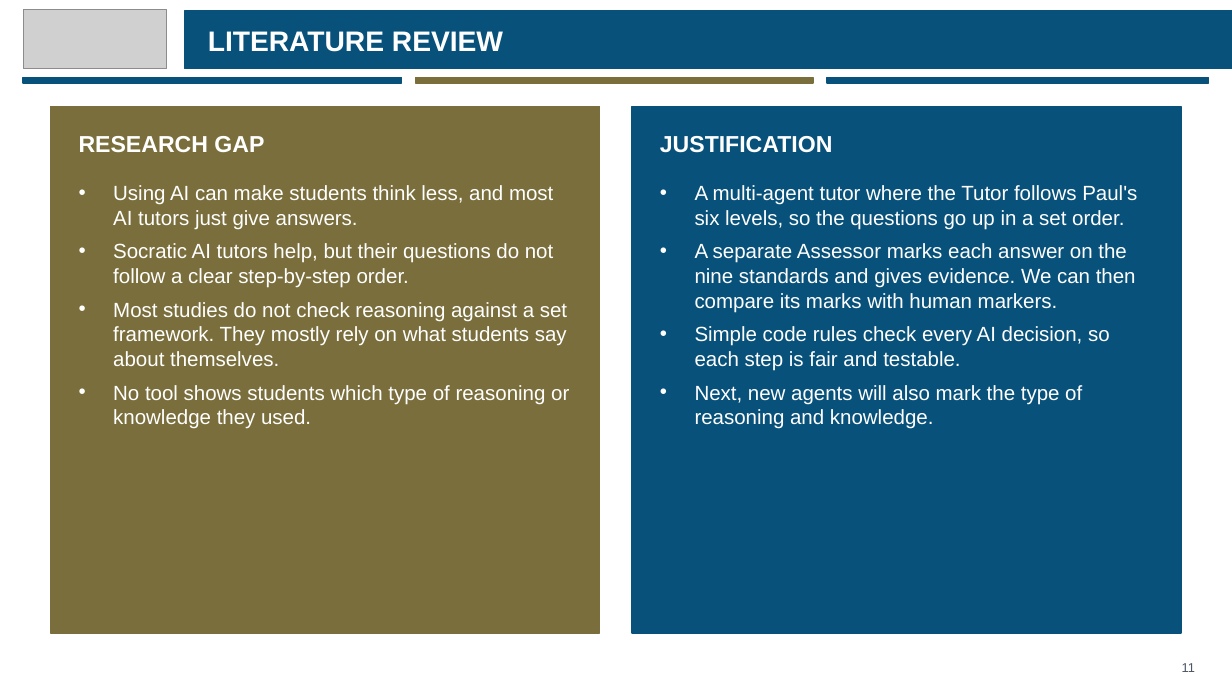
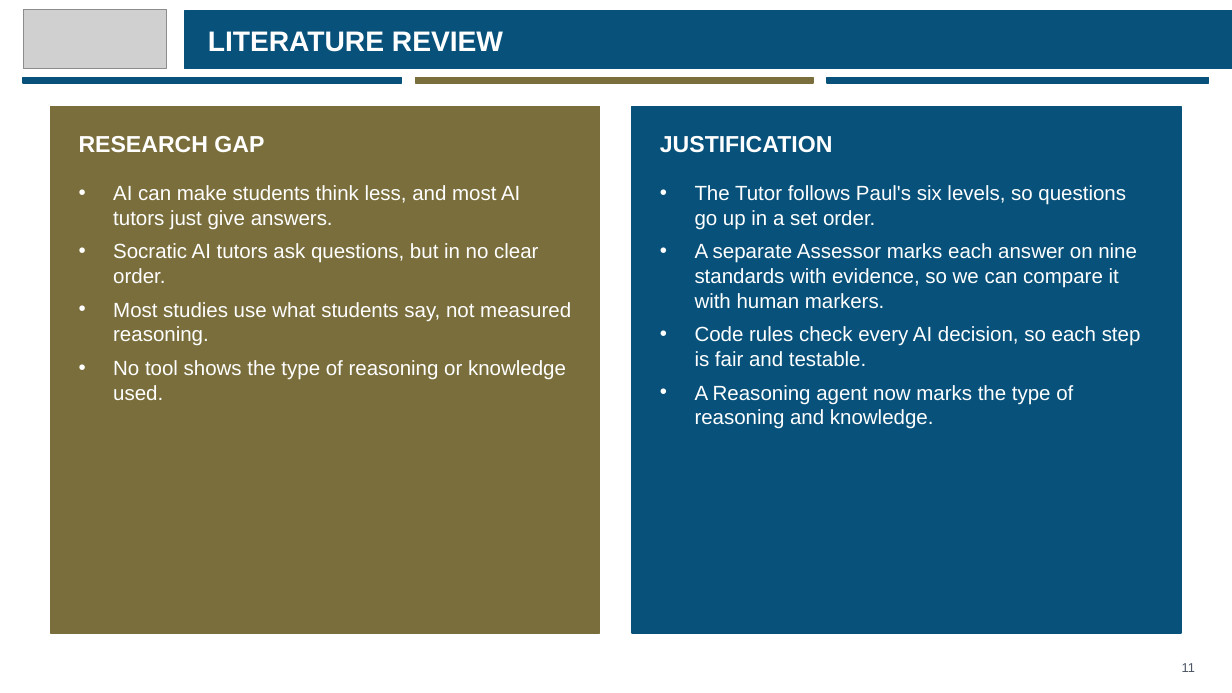
Before and after one commit to eusoffamir/Socratic-AI, a slide deck: slide 11 of docs/defence/Socratic AI Proposal Defence.pptx. Drawn at 1232x693 pixels with LibreOffice and Linux fonts; fonts in the diff are those of the drawing; grey boxes stand for pictures. Boxes give left, top, right and bottom in pixels: in the first picture for what was removed or moved away, otherwise in the second. Text is boxed around its words. In the diff, an @@ line names an element or a change of style, - is before the commit and + after.

```diff
--- a/docs/defence/Socratic AI Proposal Defence.pptx
+++ b/docs/defence/Socratic AI Proposal Defence.pptx
@@ text at (113,185,571,400): text changed @@
-• Using AI can make students think less, and most AI tutors just give answers.
-• Socratic AI tutors help, but their questions do not follow a clear step-by-step order.
-• Most studies do not check reasoning against a set framework. They mostly rely on what students say about themselves.
-• No tool shows students which type of reasoning or knowledge they used.
+• AI can make students think less, and most AI tutors just give answers.
+• Socratic AI tutors ask questions, but in no clear order.
+• Most studies use what students say, not measured reasoning.
+• No tool shows the type of reasoning or knowledge used.
@@ text at (695,185,1141,429): text changed @@
-• A multi-agent tutor where the Tutor follows Paul's six levels, so the questions go up in a set order.
-• A separate Assessor marks each answer on the nine standards and gives evidence. We can then compare its marks with human markers.
-• Simple code rules check every AI decision, so each step is fair and testable.
-• Next, new agents will also mark the type of reasoning and knowledge.
+• The Tutor follows Paul's six levels, so questions go up in a set order.
+• A separate Assessor marks each answer on nine standards with evidence, so we can compare it with human markers.
+• Code rules check every AI decision, so each step is fair and testable.
+• A Reasoning agent now marks the type of reasoning and knowledge.
```
Also in this commit, not shown: 13 other slides changed, 5 other files.
